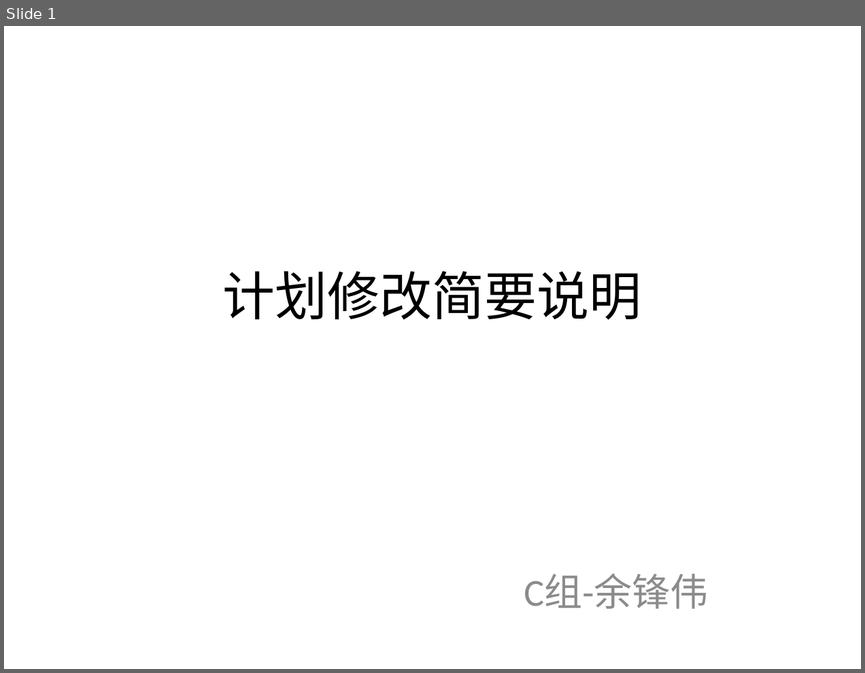
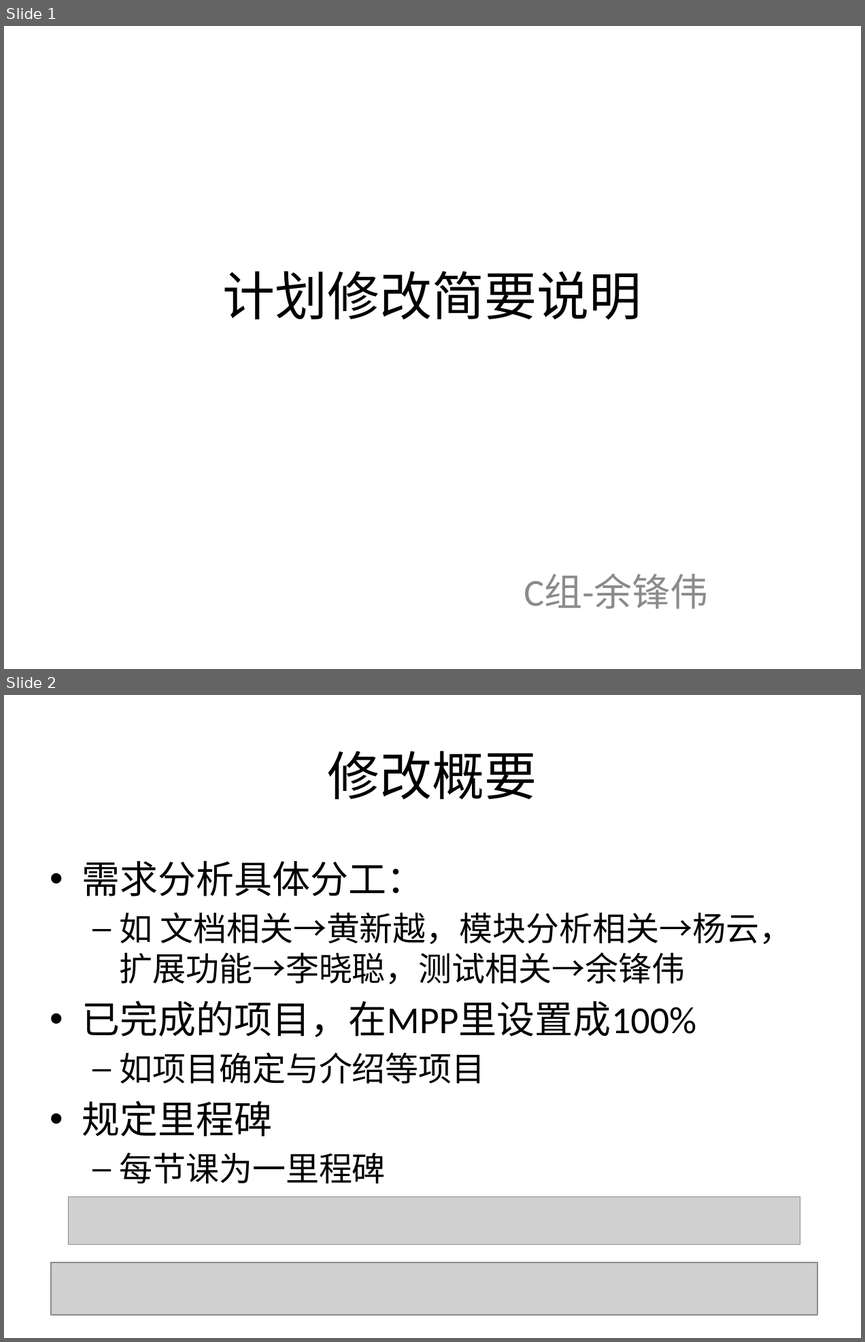
Before and after one commit to bhsei/16TeamC, a slide deck: 2.项目PPT/计划细化修改ppt.pptx. Shown one above the other, each under a label of ours: slide 1 before the commit, slides 1 and 2 after it. The pictures are 865x673 and 865x1342 pixels, drawn with LibreOffice and Linux fonts; fonts in the diff are those of the drawing; grey boxes stand for pictures. Boxes give left, top, right and bottom in pixels: in the first picture for what was removed or moved away, otherwise in the second. Text is boxed around its words. In the diff, an @@ line names an element or a change of style, - is before the commit and + after.

Commit message:
5-项目计划修改ppt

```diff
--- a/2.项目PPT/计划细化修改ppt.pptx
+++ b/2.项目PPT/计划细化修改ppt.pptx
@@ slide 2 added at [4,695,861,1338], background #FFFFFF @@
@@ title added at [328,751,537,800], 44 pt, text #000000 @@
+修改概要
@@ text added at [82,861,792,1183], 28 pt, text #000000 @@
+• 需求分析具体分工：
+  – 如 文档相关→黄新越，模块分析相关→杨云，扩展功能→李晓聪，测试相关→余锋伟
+• 已完成的项目，在MPP里设置成100%
+  – 如项目确定与介绍等项目
+• 规定里程碑
+  – 每节课为一里程碑
@@ picture added at [68,1197,800,1244] @@
@@ picture added at [51,1262,817,1314] @@
```
Also in this commit, not shown: 2 other slides added, 1 slide removed, 1 other file.
